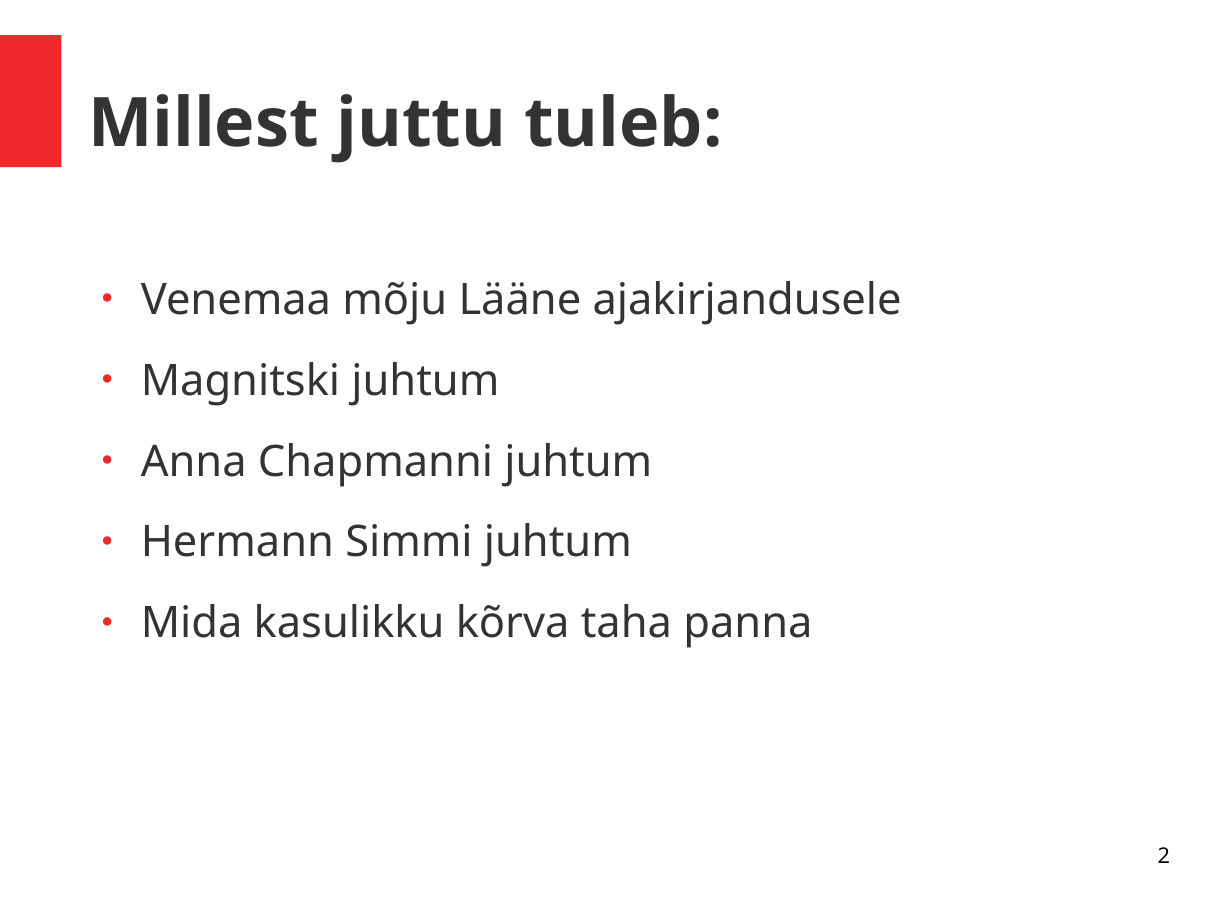
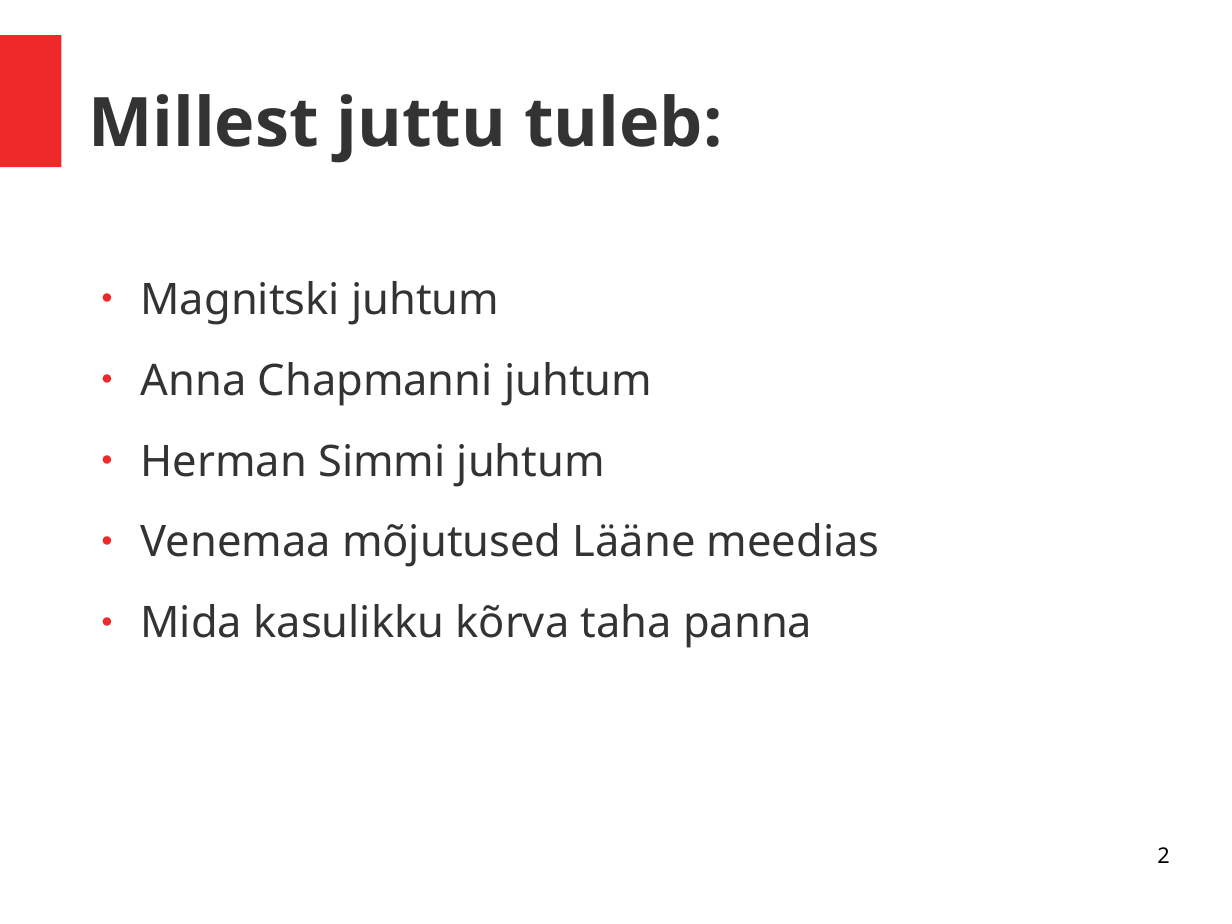
Before and after one commit to kaabugavehkija/kaabugavehkija.github.io, a slide deck: slide 2 of Ettekanne/Ettekanne_mustasaar.ppt. Drawn at 1232x924 pixels with LibreOffice and Linux fonts; fonts in the diff are those of the drawing. Boxes give left, top, right and bottom in pixels: in the first picture for what was removed or moved away, otherwise in the second. Text is boxed around its words. In the diff, an @@ line names an element or a change of style, - is before the commit and + after.

```diff
--- a/Ettekanne/Ettekanne_mustasaar.ppt
+++ b/Ettekanne/Ettekanne_mustasaar.ppt
@@ text at box(141, 281, 902, 325): paragraph removed @@
-● Venemaa mõju Lääne ajakirjandusele
@@ text at box(141, 443, 880, 567): text changed @@
-● Hermann Simmi juhtum
+● Herman Simmi juhtum
+● Venemaa mõjutused Lääne meedias
```
Also in this commit, not shown: 4 slides added, 4 other files.
